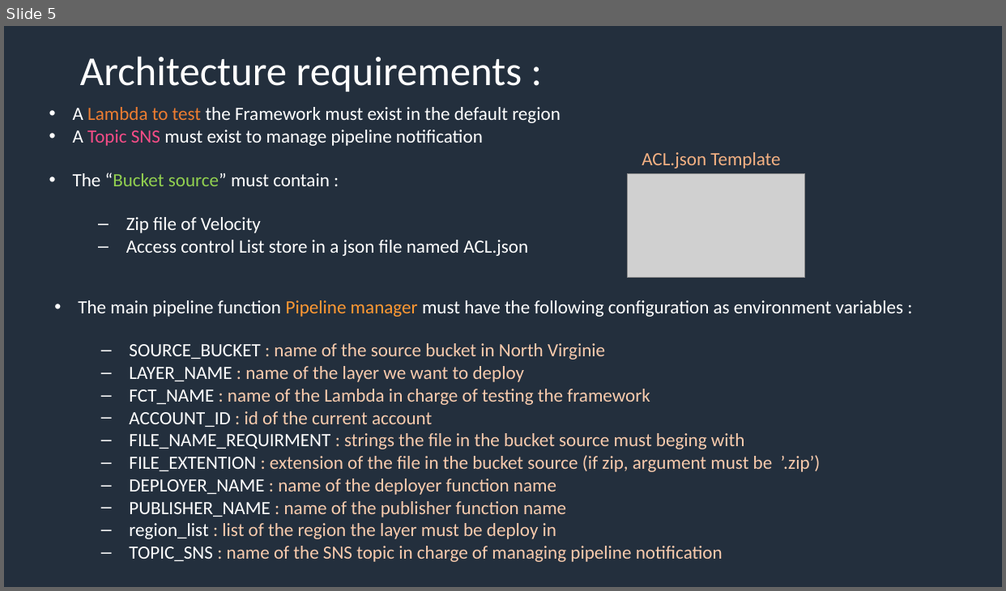
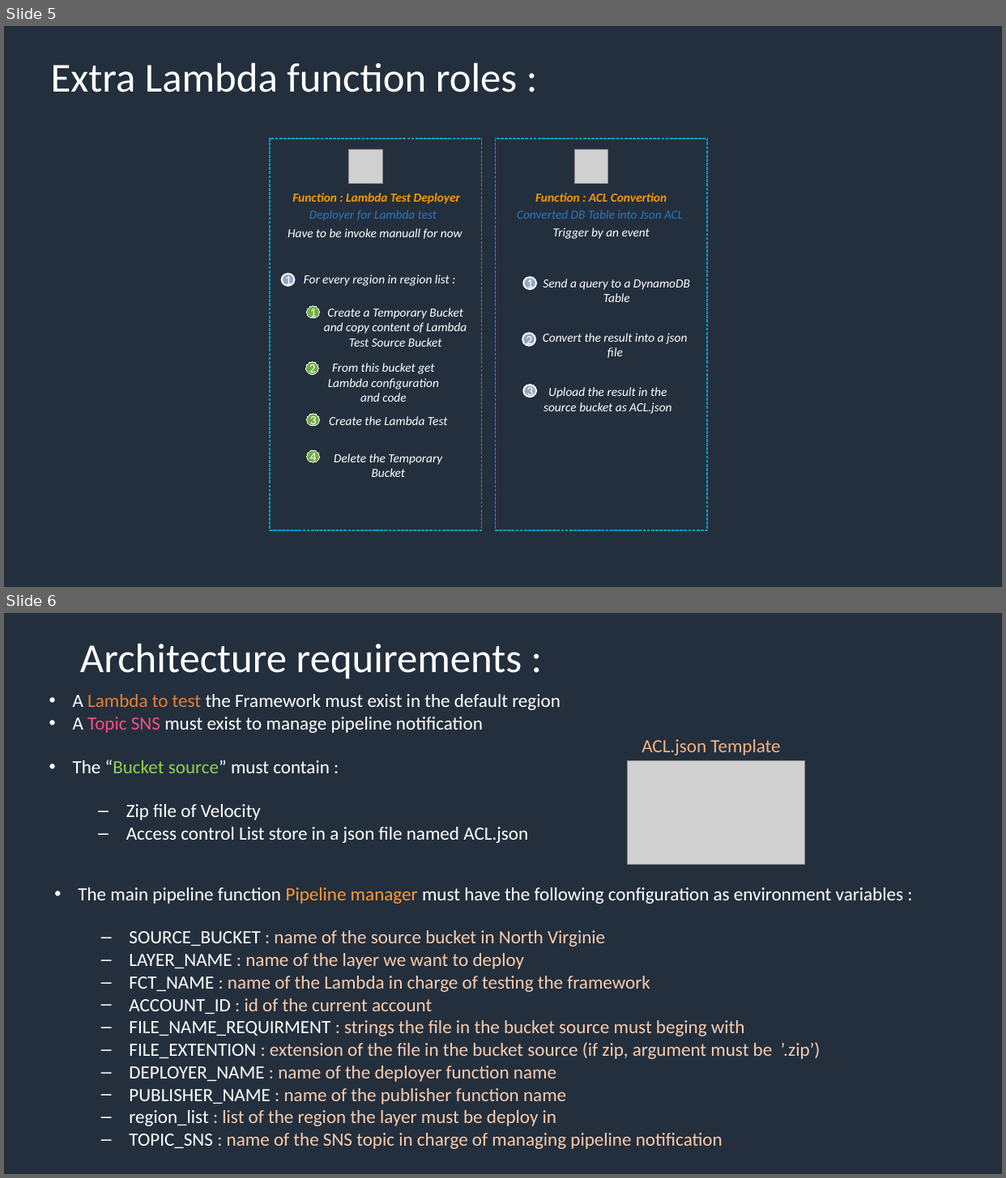
Before and after one commit to Sand-jrd/HelloPipepline, a slide deck: DOCS/Overall Pipeline architecturev3.pptx. Shown one above the other, each under a label of ours: slide 5 before the commit, slides 5 and 6 after it. The pictures are 1006x591 and 1006x1178 pixels, drawn with LibreOffice and Linux fonts; fonts in the diff are those of the drawing; grey boxes stand for pictures. Boxes give left, top, right and bottom in pixels: in the first picture for what was removed or moved away, otherwise in the second. Text is boxed around its words. In the diff, an @@ line names an element or a change of style, - is before the commit and + after.

```diff
--- a/DOCS/Overall Pipeline architecturev3.pptx
+++ b/DOCS/Overall Pipeline architecturev3.pptx
@@ slide 5 added at (x1=4, y1=26, x2=1002, y2=587), background #232F3D @@
@@ title added at (x1=51, y1=62, x2=517, y2=92), 39.6 pt, text #FFFFFF @@
+Extra Lambda function roles :
@@ rectangle added at (x1=270, y1=139, x2=482, y2=531), outline #00A0C8 1 pt dashed @@
@@ rectangle added at (x1=495, y1=139, x2=707, y2=531), outline #00A0C8 1 pt dashed @@
@@ picture added at (x1=349, y1=149, x2=383, y2=183) @@
@@ picture added at (x1=574, y1=149, x2=608, y2=183) @@
@@ text added at (x1=292, y1=193, x2=460, y2=204), 12 pt, text #FB9701, bold, italic @@
+Function : Lambda Test Deployer
@@ text added at (x1=535, y1=193, x2=667, y2=202), 12 pt, text #FB9701, bold, italic @@
+Function : ACL Convertion
@@ text added at (x1=309, y1=210, x2=437, y2=221), 12 pt, text #2E75B6, italic @@
+Deployer for Lambda test
@@ text added at (x1=517, y1=210, x2=683, y2=219), 12 pt, text #2E75B6, italic @@
+Converted DB Table into Json ACL
@@ text added at (x1=288, y1=228, x2=462, y2=239), 12 pt, text #FFFFFF, italic @@
+Have to be invoke manuall for now
@@ text added at (x1=553, y1=228, x2=650, y2=239), 12 pt, text #FFFFFF, italic @@
+Trigger by an event
@@ ellipse added at (x1=282, y1=274, x2=295, y2=286), fill #8FA7C4, outline #FFFFFF 1.5 pt, 12 pt, text #FFFFFF @@
+1
@@ text added at (x1=304, y1=275, x2=450, y2=286), 12 pt, text #FFFFFF, italic @@
+For every region in region list :
@@ ellipse added at (x1=523, y1=278, x2=536, y2=289), fill #8FA7C4, outline #FFFFFF 1.5 pt, 12 pt, text #FFFFFF @@
+1
@@ text added at (x1=543, y1=279, x2=690, y2=302), 12 pt, text #FFFFFF, italic @@
+Send a query to a DynamoDB Table
@@ ellipse added at (x1=306, y1=306, x2=319, y2=318), fill #70AD47, outline #FFFFFF 0.75 pt, 12 pt, text #FFFFFF @@
+1
@@ text added at (x1=324, y1=308, x2=467, y2=347), 12 pt, text #FFFFFF, italic @@
+Create a Temporary Bucket and copy content of Lambda Test Source Bucket
@@ ellipse added at (x1=522, y1=333, x2=535, y2=346), fill #8FA7C4, outline #FFFFFF 1.5 pt, 12 pt, text #FFFFFF @@
+2
@@ text added at (x1=543, y1=333, x2=687, y2=358), 12 pt, text #FFFFFF, italic @@
+Convert the result into a json file
@@ ellipse added at (x1=305, y1=362, x2=318, y2=375), fill #70AD47, outline #FFFFFF 0.75 pt, 12 pt, text #FFFFFF @@
+2
@@ text added at (x1=328, y1=363, x2=439, y2=402), 12 pt, text #FFFFFF, italic @@
+From this bucket get Lambda configuration and code
@@ ellipse added at (x1=523, y1=386, x2=536, y2=397), fill #8FA7C4, outline #FFFFFF 1.5 pt, 12 pt, text #FFFFFF @@
+3
@@ text added at (x1=543, y1=387, x2=671, y2=414), 12 pt, text #FFFFFF, italic @@
+Upload the result in the source bucket as ACL.json
@@ ellipse added at (x1=306, y1=414, x2=319, y2=426), fill #70AD47, outline #FFFFFF 0.75 pt, 12 pt, text #FFFFFF @@
+3
@@ text added at (x1=329, y1=416, x2=448, y2=425), 12 pt, text #FFFFFF, italic @@
+Create the Lambda Test
@@ ellipse added at (x1=306, y1=450, x2=319, y2=463), fill #70AD47, outline #FFFFFF 0.75 pt, 12 pt, text #FFFFFF @@
+4
@@ text added at (x1=334, y1=454, x2=442, y2=477), 12 pt, text #FFFFFF, italic @@
+Delete the Temporary Bucket
@@ what was slide 5 is now slide 6 @@
```
Also in this commit, not shown: 3 slides changed, 38 other files.
